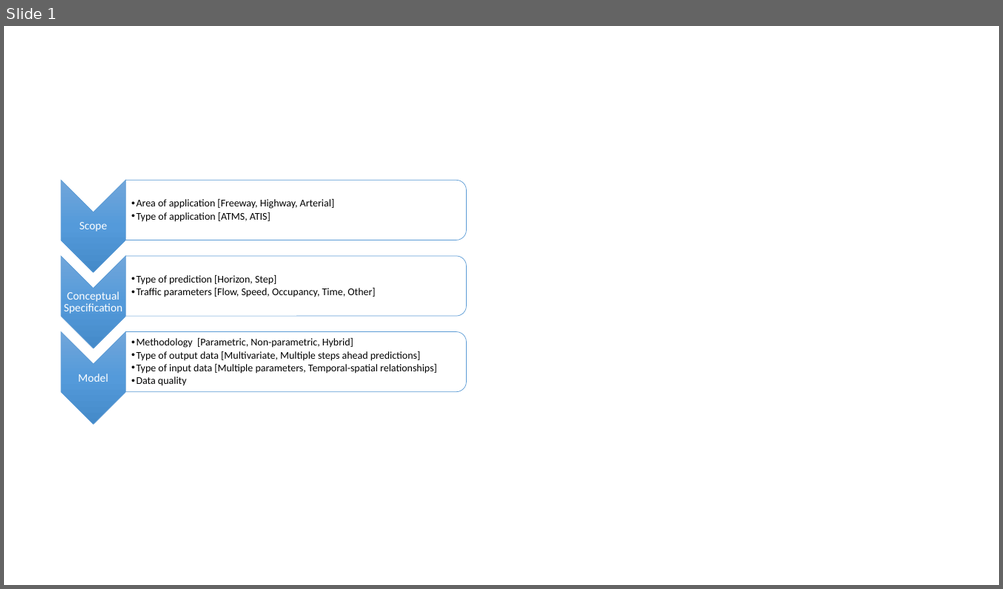
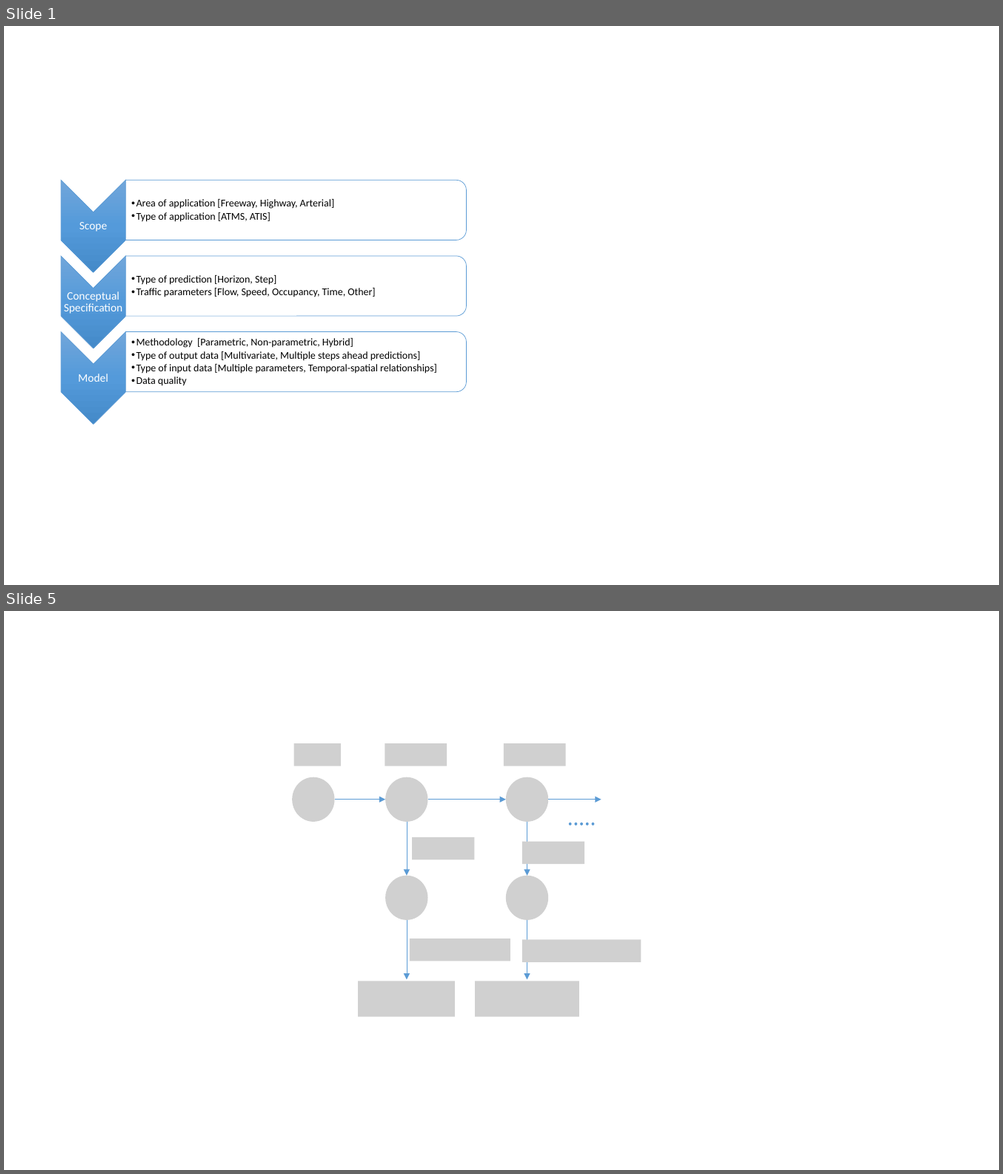
Before and after one commit to adnapibar/ms-research-thesis, a slide deck: latex-thesis/figures.pptx. Shown one above the other, each under a label of ours: slide 1 before the commit, slides 1 and 5 after it; the slides between them are not shown. The pictures are 1003x589 and 1003x1174 pixels, drawn with LibreOffice and Linux fonts; fonts in the diff are those of the drawing; grey boxes stand for pictures. Boxes give left, top, right and bottom in pixels: in the first picture for what was removed or moved away, otherwise in the second. Text is boxed around its words. In the diff, an @@ line names an element or a change of style, - is before the commit and + after.

```diff
--- a/latex-thesis/figures.pptx
+++ b/latex-thesis/figures.pptx
@@ slide 5 added at (4, 611, 999, 1170), background #FFFFFF @@
@@ picture added at (294, 743, 341, 766) @@
@@ picture added at (384, 743, 447, 766) @@
@@ picture added at (504, 743, 566, 766) @@
@@ picture added at (292, 777, 335, 822) @@
@@ picture added at (385, 777, 428, 822) @@
@@ picture added at (506, 777, 549, 822) @@
@@ arrow added from (335, 800) to (385, 800), #5B9BD5 0.5 pt @@
@@ arrow added from (428, 800) to (506, 800), #5B9BD5 0.5 pt @@
@@ arrow added from (548, 800) to (601, 800), #5B9BD5 0.5 pt @@
@@ arrow added from (407, 822) to (407, 876), #5B9BD5 0.5 pt @@
@@ arrow added from (527, 822) to (527, 876), #5B9BD5 0.5 pt @@
@@ line added from (593, 823) to (570, 823), #5B9BD5 2.75 pt dashed @@
@@ picture added at (412, 837, 475, 860) @@
@@ picture added at (522, 842, 584, 864) @@
@@ picture added at (385, 876, 428, 920) @@
@@ picture added at (506, 876, 549, 920) @@
@@ arrow added from (407, 920) to (407, 980), #5B9BD5 0.5 pt @@
@@ arrow added from (527, 920) to (527, 980), #5B9BD5 0.5 pt @@
@@ picture added at (410, 939, 511, 961) @@
@@ picture added at (522, 940, 640, 963) @@
@@ picture added at (358, 981, 455, 1017) @@
@@ picture added at (475, 981, 579, 1017) @@
```
Also in this commit, not shown: 2 slides changed, 2 other slides added, 4 other files.
